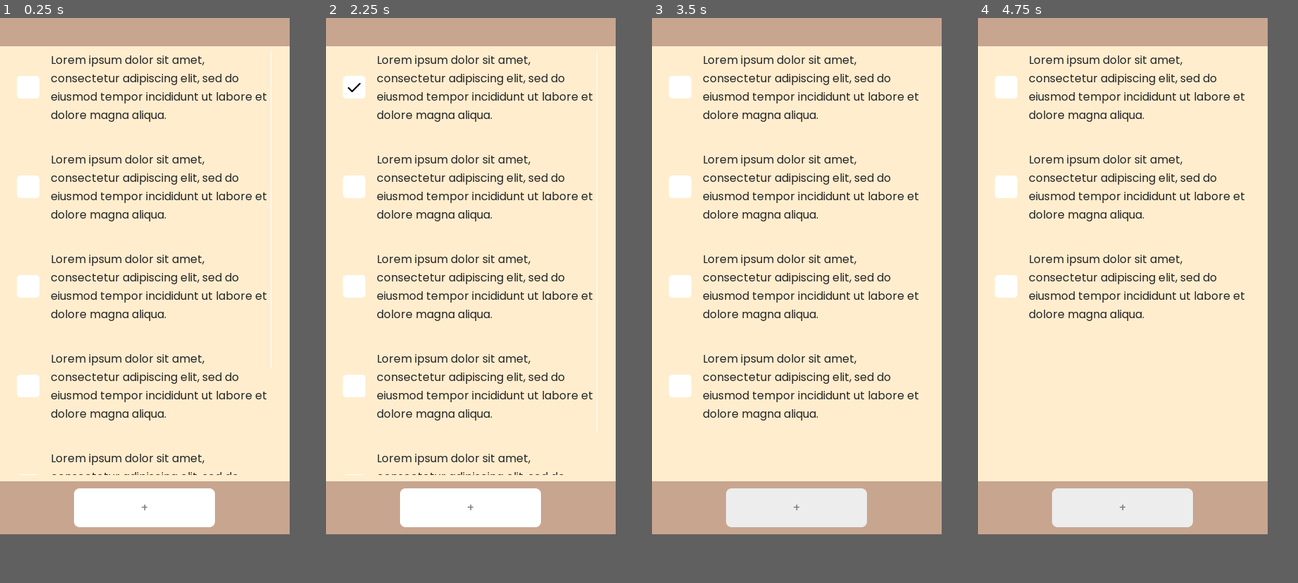
Above: before the commit, frames 1-4 (left to right).
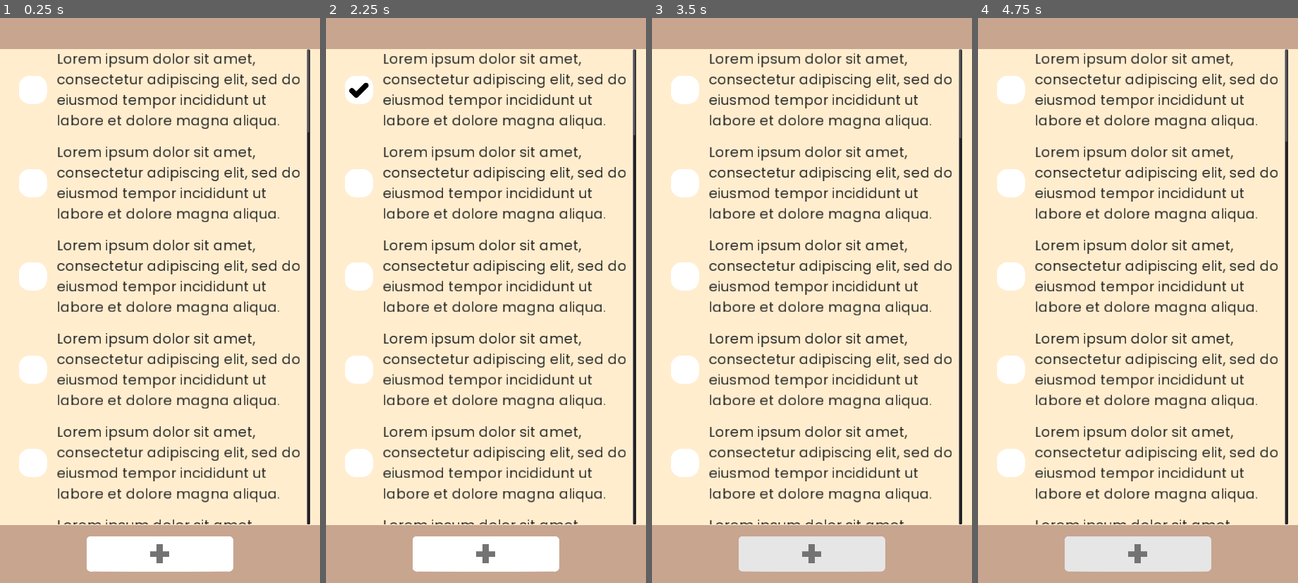
Above: after the commit, the same moments.

Repository: NintenDuck/Simple-To-Do-List
Game: Godot game, scene res://scenes/main.tscn
Two runs of this game, one before a commit and one after it. Both use one fixed random seed, a clock stepped at 60 frames per second and the inputs below.
Inputs (mouse positions are in pixels of both pictures, inside the frame that each line leads up to):
- Up to frame 1 (0.25 s): no input
- Up to frame 2 (2.25 s): click (354, 85) at 0.52 s; click "+" at 1.25 s; click (354, 85) at 2.02 s
- Up to frame 3 (3.5 s): click "+" at 2.75 s
- Up to frame 4 (4.75 s): click (1006, 85) at 3.52 s; click "+" at 4.25 s
In our replay, the window is 411x731 before the commit and 454x800 after it. These sizes can differ from the game's own. Grey fills any space a smaller window leaves; there, only what the larger window draws over its background counts as a difference.

The runs differ from the first frame. In frame 1, 34% of the frame differs, in the area x 0-100%, y 0-100%; in frame 2, 34%; in frame 3, 33%; in frame 4, 32%.

Commit message:
Add: Scale fix, Scale Icons & Scaled Font

Diff:
--- a/project.godot
+++ b/project.godot
@@ -16,9 +16,13 @@
 
 [display]
 
-window/size/width=411
-window/size/height=731
+window/size/width=1089
+window/size/height=1920
+window/size/test_width=360
+window/size/test_height=640
 window/handheld/orientation="portrait"
+window/stretch/mode="2d"
+window/stretch/aspect="expand"
 
 [input_devices]
 
--- a/resources/themes/simple_theme.tres
+++ b/resources/themes/simple_theme.tres
@@ -6,33 +6,30 @@
 [ext_resource path="res://resources/images/UI/buttonNormal.png" type="Texture" id=4]
 [ext_resource path="res://resources/images/UI/buttonPressed.png" type="Texture" id=5]
 [ext_resource path="res://resources/images/UI/buttonHover.png" type="Texture" id=6]
-[ext_resource path="res://resources/images/UI/scrollHover.png" type="Texture" id=7]
-[ext_resource path="res://resources/images/UI/scroll.png" type="Texture" id=8]
-[ext_resource path="res://resources/images/UI/scrollPressed.png" type="Texture" id=9]
 
 [sub_resource type="StyleBoxTexture" id=5]
 texture = ExtResource( 6 )
-region_rect = Rect2( 0, 0, 24, 24 )
-margin_left = 8.0
-margin_right = 8.0
-margin_top = 8.0
-margin_bottom = 8.0
+region_rect = Rect2( 0, 0, 32, 32 )
+margin_left = 12.0
+margin_right = 12.0
+margin_top = 12.0
+margin_bottom = 12.0
 
 [sub_resource type="StyleBoxTexture" id=2]
 texture = ExtResource( 4 )
-region_rect = Rect2( 0, 0, 24, 24 )
-margin_left = 16.0
-margin_right = 16.0
-margin_top = 8.0
-margin_bottom = 8.0
+region_rect = Rect2( 0, 0, 32, 32 )
+margin_left = 20.0
+margin_right = 20.0
+margin_top = 12.0
+margin_bottom = 12.0
 
 [sub_resource type="StyleBoxTexture" id=4]
 texture = ExtResource( 5 )
-region_rect = Rect2( 0, 0, 24, 24 )
-margin_left = 8.0
-margin_right = 8.0
-margin_top = 8.0
-margin_bottom = 8.0
+region_rect = Rect2( 0, 0, 32, 32 )
+margin_left = 12.0
+margin_right = 12.0
+margin_top = 12.0
+margin_bottom = 12.0
 
 [sub_resource type="StyleBoxEmpty" id=7]
 
@@ -46,27 +43,8 @@
 
 [sub_resource type="StyleBoxEmpty" id=10]
 
-[sub_resource type="StyleBoxTexture" id=12]
-texture = ExtResource( 7 )
-region_rect = Rect2( 0, 0, 8, 8 )
-margin_left = 3.0
-margin_right = 3.0
-margin_top = 3.0
-margin_bottom = 3.0
-
-[sub_resource type="StyleBoxTexture" id=13]
-texture = ExtResource( 9 )
-region_rect = Rect2( 0, 0, 8, 8 )
-margin_left = 3.0
-margin_right = 3.0
-margin_top = 3.0
-margin_bottom = 3.0
-
-[sub_resource type="StyleBoxTexture" id=14]
-texture = ExtResource( 8 )
-region_rect = Rect2( 0, 0, 1, 1 )
-
 [sub_resource type="DynamicFont" id=1]
+size = 48
 use_filter = true
 font_data = ExtResource( 1 )
 
@@ -97,13 +75,3 @@
 CheckBox/styles/hover_pressed = SubResource( 9 )
 CheckBox/styles/normal = SubResource( 3 )
 CheckBox/styles/pressed = SubResource( 10 )
-VScrollBar/icons/decrement = null
-VScrollBar/icons/decrement_highlight = null
-VScrollBar/icons/decrement_pressed = null
-VScrollBar/icons/increment = null
-VScrollBar/icons/increment_highlight = null
-VScrollBar/icons/increment_pressed = null
-VScrollBar/styles/grabber = SubResource( 12 )
-VScrollBar/styles/grabber_highlight = SubResource( 12 )
-VScrollBar/styles/grabber_pressed = SubResource( 13 )
-VScrollBar/styles/scroll = SubResource( 14 )
--- a/scenes/main.tscn
+++ b/scenes/main.tscn
@@ -1,10 +1,19 @@
-[gd_scene load_steps=8 format=2]
+[gd_scene load_steps=10 format=2]
 
 [ext_resource path="res://resources/themes/simple_theme.tres" type="Theme" id=1]
 [ext_resource path="res://scenes/task.tscn" type="PackedScene" id=2]
 [ext_resource path="res://scripts/task_container.gd" type="Script" id=3]
 [ext_resource path="res://scripts/app.gd" type="Script" id=4]
 [ext_resource path="res://scripts/lowerButton.gd" type="Script" id=5]
+[ext_resource path="res://resources/fonts/Poppins-Bold.ttf" type="DynamicFontData" id=6]
+
+[sub_resource type="DynamicFont" id=3]
+size = 128
+extra_spacing_top = -50
+extra_spacing_bottom = -50
+extra_spacing_char = -50
+extra_spacing_space = -50
+font_data = ExtResource( 6 )
 
 [sub_resource type="InputEventAction" id=1]
 action = "ui_accept"
@@ -26,8 +35,8 @@
 anchor_top = 0.055
 anchor_right = 1.0
 anchor_bottom = 0.897
-margin_top = -0.205002
-margin_bottom = 0.292969
+margin_top = -0.599998
+margin_bottom = 0.76001
 color = Color( 1, 0.933333, 0.811765, 1 )
 
 [node name="DownBorderTexture" type="ColorRect" parent="App"]
@@ -47,16 +56,16 @@
 anchor_top = 0.055
 anchor_right = 0.895
 anchor_bottom = 0.897
-margin_left = -15.867
-margin_top = 7.795
-margin_right = 17.155
-margin_bottom = -8.70703
+margin_left = -41.633
+margin_top = 0.400002
+margin_right = 81.345
+margin_bottom = -0.23999
 size_flags_horizontal = 3
 size_flags_vertical = 3
 
 [node name="TaskContainer" type="VBoxContainer" parent="App/TaskScroll"]
-margin_right = 360.0
-margin_bottom = 806.0
+margin_right = 980.0
+margin_bottom = 9590.0
 size_flags_horizontal = 3
 size_flags_vertical = 3
 custom_constants/separation = 40
@@ -67,38 +76,182 @@
 
 [node name="Task" parent="App/TaskScroll/TaskContainer" instance=ExtResource( 2 )]
 anchor_right = 0.0
-margin_right = 360.0
-margin_bottom = 101.0
+margin_right = 980.0
+margin_bottom = 281.0
 
 [node name="Task2" parent="App/TaskScroll/TaskContainer" instance=ExtResource( 2 )]
 anchor_right = 0.0
-margin_top = 141.0
-margin_right = 360.0
-margin_bottom = 242.0
+margin_top = 321.0
+margin_right = 980.0
+margin_bottom = 602.0
 
 [node name="Task3" parent="App/TaskScroll/TaskContainer" instance=ExtResource( 2 )]
 anchor_right = 0.0
-margin_top = 282.0
-margin_right = 360.0
-margin_bottom = 383.0
+margin_top = 642.0
+margin_right = 980.0
+margin_bottom = 923.0
 
 [node name="Task4" parent="App/TaskScroll/TaskContainer" instance=ExtResource( 2 )]
 anchor_right = 0.0
-margin_top = 423.0
-margin_right = 360.0
-margin_bottom = 524.0
+margin_top = 963.0
+margin_right = 980.0
+margin_bottom = 1244.0
 
 [node name="Task5" parent="App/TaskScroll/TaskContainer" instance=ExtResource( 2 )]
 anchor_right = 0.0
-margin_top = 564.0
-margin_right = 360.0
-margin_bottom = 665.0
+margin_top = 1284.0
+margin_right = 980.0
+margin_bottom = 1565.0
 
 [node name="Task6" parent="App/TaskScroll/TaskContainer" instance=ExtResource( 2 )]
 anchor_right = 0.0
-margin_top = 705.0
-margin_right = 360.0
-margin_bottom = 806.0
+margin_top = 1605.0
+margin_right = 980.0
+margin_bottom = 1886.0
+
+[node name="Task7" parent="App/TaskScroll/TaskContainer" instance=ExtResource( 2 )]
+anchor_right = 0.0
+margin_top = 1926.0
+margin_right = 980.0
+margin_bottom = 2207.0
+
+[node name="Task8" parent="App/TaskScroll/TaskContainer" instance=ExtResource( 2 )]
+anchor_right = 0.0
+margin_top = 2247.0
+margin_right = 980.0
+margin_bottom = 2528.0
+
+[node name="Task9" parent="App/TaskScroll/TaskContainer" instance=ExtResource( 2 )]
+anchor_right = 0.0
+margin_top = 2568.0
+margin_right = 980.0
+margin_bottom = 2849.0
+
+[node name="Task10" parent="App/TaskScroll/TaskContainer" instance=ExtResource( 2 )]
+anchor_right = 0.0
+margin_top = 2889.0
+margin_right = 980.0
+margin_bottom = 3170.0
+
+[node name="Task11" parent="App/TaskScroll/TaskContainer" instance=ExtResource( 2 )]
+anchor_right = 0.0
+margin_top = 3210.0
+margin_right = 980.0
+margin_bottom = 3491.0
+
+[node name="Task12" parent="App/TaskScroll/TaskContainer" instance=ExtResource( 2 )]
+anchor_right = 0.0
+margin_top = 3531.0
+margin_right = 980.0
+margin_bottom = 3812.0
+
+[node name="Task13" parent="App/TaskScroll/TaskContainer" instance=ExtResource( 2 )]
+anchor_right = 0.0
+margin_top = 3852.0
+margin_right = 980.0
+margin_bottom = 4133.0
+
+[node name="Task14" parent="App/TaskScroll/TaskContainer" instance=ExtResource( 2 )]
+anchor_right = 0.0
+margin_top = 4173.0
+margin_right = 980.0
+margin_bottom = 4454.0
+
+[node name="Task15" parent="App/TaskScroll/TaskContainer" instance=ExtResource( 2 )]
+anchor_right = 0.0
+margin_top = 4494.0
+margin_right = 980.0
+margin_bottom = 4775.0
+
+[node name="Task16" parent="App/TaskScroll/TaskContainer" instance=ExtResource( 2 )]
+anchor_right = 0.0
+margin_top = 4815.0
+margin_right = 980.0
+margin_bottom = 5096.0
+
+[node name="Task17" parent="App/TaskScroll/TaskContainer" instance=ExtResource( 2 )]
+anchor_right = 0.0
+margin_top = 5136.0
+margin_right = 980.0
+margin_bottom = 5417.0
+
+[node name="Task18" parent="App/TaskScroll/TaskContainer" instance=ExtResource( 2 )]
+anchor_right = 0.0
+margin_top = 5457.0
+margin_right = 980.0
+margin_bottom = 5738.0
+
+[node name="Task19" parent="App/TaskScroll/TaskContainer" instance=ExtResource( 2 )]
+anchor_right = 0.0
+margin_top = 5778.0
+margin_right = 980.0
+margin_bottom = 6059.0
+
+[node name="Task20" parent="App/TaskScroll/TaskContainer" instance=ExtResource( 2 )]
+anchor_right = 0.0
+margin_top = 6099.0
+margin_right = 980.0
+margin_bottom = 6380.0
+
+[node name="Task21" parent="App/TaskScroll/TaskContainer" instance=ExtResource( 2 )]
+anchor_right = 0.0
+margin_top = 6420.0
+margin_right = 980.0
+margin_bottom = 6701.0
+
+[node name="Task22" parent="App/TaskScroll/TaskContainer" instance=ExtResource( 2 )]
+anchor_right = 0.0
+margin_top = 6741.0
+margin_right = 980.0
+margin_bottom = 7022.0
+
+[node name="Task23" parent="App/TaskScroll/TaskContainer" instance=ExtResource( 2 )]
+anchor_right = 0.0
+margin_top = 7062.0
+margin_right = 980.0
+margin_bottom = 7343.0
+
+[node name="Task24" parent="App/TaskScroll/TaskContainer" instance=ExtResource( 2 )]
+anchor_right = 0.0
+margin_top = 7383.0
+margin_right = 980.0
+margin_bottom = 7664.0
+
+[node name="Task25" parent="App/TaskScroll/TaskContainer" instance=ExtResource( 2 )]
+anchor_right = 0.0
+margin_top = 7704.0
+margin_right = 980.0
+margin_bottom = 7985.0
+
+[node name="Task26" parent="App/TaskScroll/TaskContainer" instance=ExtResource( 2 )]
+anchor_right = 0.0
+margin_top = 8025.0
+margin_right = 980.0
+margin_bottom = 8306.0
+
+[node name="Task27" parent="App/TaskScroll/TaskContainer" instance=ExtResource( 2 )]
+anchor_right = 0.0
+margin_top = 8346.0
+margin_right = 980.0
+margin_bottom = 8627.0
+
+[node name="Task28" parent="App/TaskScroll/TaskContainer" instance=ExtResource( 2 )]
+anchor_right = 0.0
+margin_top = 8667.0
+margin_right = 980.0
+margin_bottom = 8948.0
+
+[node name="Task29" parent="App/TaskScroll/TaskContainer" instance=ExtResource( 2 )]
+anchor_right = 0.0
+margin_top = 8988.0
+margin_right = 980.0
+margin_bottom = 9269.0
+
+[node name="Task30" parent="App/TaskScroll/TaskContainer" instance=ExtResource( 2 )]
+anchor_right = 0.0
+margin_top = 9309.0
+margin_right = 980.0
+margin_bottom = 9590.0
 
 [node name="ButtonMarginContainer" type="MarginContainer" parent="App"]
 anchor_top = 0.897
@@ -107,20 +260,21 @@
 margin_top = 0.292969
 
 [node name="ButtonContainer" type="CenterContainer" parent="App/ButtonMarginContainer"]
-margin_right = 411.0
-margin_bottom = 75.0
+margin_right = 1089.0
+margin_bottom = 197.0
 
 [node name="Button" type="Button" parent="App/ButtonMarginContainer/ButtonContainer"]
-margin_left = 105.0
-margin_top = 10.0
-margin_right = 305.0
-margin_bottom = 65.0
-rect_min_size = Vector2( 200, 55 )
+margin_left = 294.0
+margin_top = 38.0
+margin_right = 794.0
+margin_bottom = 158.0
+rect_min_size = Vector2( 500, 120 )
 focus_mode = 0
 size_flags_vertical = 3
 custom_colors/font_color = Color( 0.454902, 0.454902, 0.454902, 1 )
 custom_colors/font_color_hover = Color( 0.454902, 0.454902, 0.454902, 1 )
 custom_colors/font_color_pressed = Color( 1, 1, 1, 1 )
+custom_fonts/font = SubResource( 3 )
 shortcut_in_tooltip = false
 enabled_focus_mode = 0
 shortcut = SubResource( 2 )
--- a/scenes/task.tscn
+++ b/scenes/task.tscn
@@ -9,14 +9,13 @@
 rect_min_size = Vector2( 250, 0 )
 size_flags_horizontal = 3
 theme = ExtResource( 1 )
-custom_constants/separation = 16
+custom_constants/separation = 32
 script = ExtResource( 2 )
 
 [node name="TaskCheckBox" type="CheckBox" parent="."]
-margin_right = 32.0
-margin_bottom = 121.0
+margin_right = 97.0
+margin_bottom = 281.0
 focus_mode = 0
-mouse_filter = 1
 mouse_default_cursor_shape = 2
 enabled_focus_mode = 0
 __meta__ = {
@@ -24,10 +23,9 @@
 }
 
 [node name="TaskLabel" type="Label" parent="."]
-margin_left = 48.0
-margin_top = 23.0
-margin_right = 411.0
-margin_bottom = 98.0
+margin_left = 129.0
+margin_right = 1089.0
+margin_bottom = 281.0
 rect_min_size = Vector2( 200, 0 )
 rect_clip_content = true
 size_flags_horizontal = 3
Binary file changed: resources/images/UI/buttonHover.png
Binary file changed: resources/images/UI/buttonNormal.png
Binary file changed: resources/images/UI/buttonPressed.png
Binary file changed: resources/images/UI/checked.png
Binary file changed: resources/images/UI/unchecked.png
Not shown: 1 places in resources/themes/simple_theme.tres that only renumber resources
